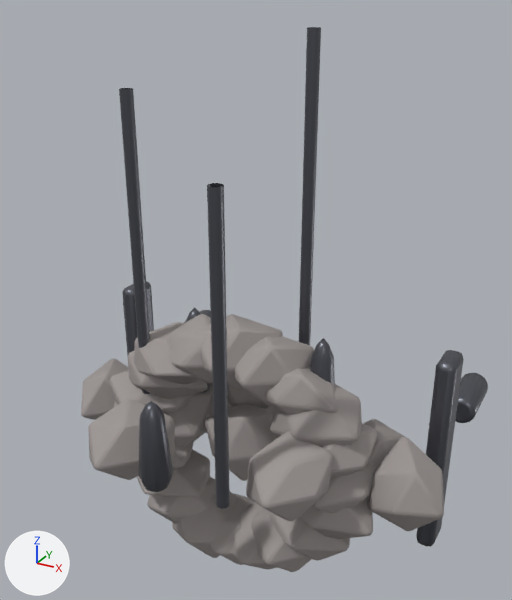
The glTF model models/buildings/wall.glb as it was, and as the next commit left it.
One viewpoint serves both versions: a 50 mm camera at (2.85, -4.6, 3.93) aimed at (0.0, 0.58, 1.34). The axes (+X, +Y, +Z) are drawn at lower left. The lights are the same throughout. The first picture is the older version. Where no turn or scale is listed for an object, it has been applied to the vertices.

The older version as bpy lines, for what is in view:
```python
ob_foundationstone_0 = bpy.data.objects.new('FoundationStone_0', me_icosphere)
ob_foundationstone_0.location = (0.99, 0.2, 0.0)
ob_foundationstone_1 = bpy.data.objects.new('FoundationStone_1', me_icosphere_001)
ob_foundationstone_1.location = (0.94, 0.2, 0.31)
ob_foundationstone_11 = bpy.data.objects.new('FoundationStone_11', me_icosphere_011)
ob_foundationstone_11.location = (-0.94, 0.2, -0.31)
ob_foundationstone_12 = bpy.data.objects.new('FoundationStone_12', me_icosphere_012)
ob_foundationstone_12.location = (-0.8, 0.2, -0.58)
ob_foundationstone_15 = bpy.data.objects.new('FoundationStone_15', me_icosphere_015)
ob_foundationstone_15.location = (0.0, 0.2, -0.99)
ob_foundationstone_16 = bpy.data.objects.new('FoundationStone_16', me_icosphere_016)
ob_foundationstone_16.location = (0.31, 0.2, -0.94)
ob_foundationstone_17 = bpy.data.objects.new('FoundationStone_17', me_icosphere_017)
ob_foundationstone_17.location = (0.58, 0.2, -0.8)
ob_foundationstone_18 = bpy.data.objects.new('FoundationStone_18', me_icosphere_018)
ob_foundationstone_18.location = (0.8, 0.2, -0.58)
ob_foundationstone_6 = bpy.data.objects.new('FoundationStone_6', me_icosphere_006)
ob_foundationstone_6.location = (-0.31, 0.2, 0.94)
# also in view: 'FoundationStone_14' at (-0.26, 0.15, -0.96); 'Spike.001' at (1.7, 2.1, 0.0); 'FoundationStone_9' at (-0.93, 0.16, 0.3); 'IronPost.001' at (1.7, 1.0, 0.0); 'WallStone_2' at (-0.77, 0.35, -0.01)
```
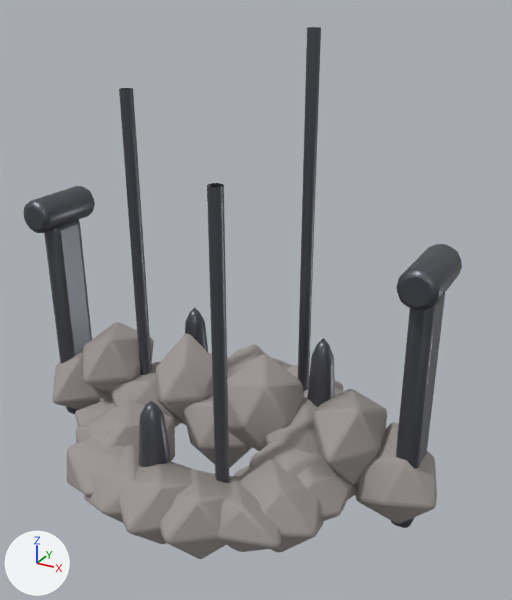
Pixel boxes [x1, y1, x2, y2] of what changed, in the pictures (512 x 600 px):
'IronPost.001', moved: before [416, 350, 464, 547]; after [391, 293, 445, 528]
'FoundationStone_2', moved: before [270, 384, 362, 446]; after [234, 455, 324, 552]
'FoundationStone_4', moved: before [234, 336, 314, 406]; after [160, 470, 232, 559]
'WallStone_8', moved: before [368, 436, 444, 531]; after [355, 422, 437, 524]
'FoundationStone_5', moved: before [194, 314, 283, 389]; after [119, 462, 192, 544]
'IronPost', moved: before [122, 281, 154, 355]; after [44, 220, 92, 414]
'WallStone_7', moved: before [363, 419, 404, 468]; after [313, 389, 387, 485]
'FoundationStone_3', moved: before [266, 368, 338, 414]; after [218, 476, 282, 552]
'WallStone_5', moved (mostly hidden before): before [266, 406, 279, 438]; after [227, 354, 304, 451]
'Spike.001', moved: before [455, 373, 488, 423]; after [396, 244, 462, 311]
'FoundationStone_6', moved: before [167, 314, 213, 383]; after [84, 444, 140, 523]
'WallStone_4', moved: before [205, 403, 276, 481]; after [184, 394, 252, 468]
'FoundationStone_7', moved: before [134, 322, 198, 385]; after [67, 438, 125, 496]
'FoundationStone_1', moved: before [320, 424, 378, 478]; after [298, 465, 353, 521]
'WallStone_1', moved (not visible before): after [83, 322, 154, 394]
'WallStone_0', moved: before [81, 358, 129, 420]; after [52, 350, 105, 410]
'WallStone_2', moved: before [169, 391, 211, 448]; after [110, 366, 181, 427]
'Spike', moved (mostly hidden before): before [200, 310, 211, 318]; after [23, 186, 95, 233]
'FoundationStone_19', moved (not visible afterwards): before [298, 496, 373, 539]
'FoundationStone_18', moved (not visible afterwards): before [270, 512, 350, 561]
'FoundationStone_17', moved (mostly hidden afterwards): before [251, 509, 311, 572]; after [303, 387, 343, 397]
'FoundationStone_9', moved: before [109, 370, 194, 415]; after [75, 398, 115, 427]
'FoundationStone_0', moved (mostly hidden afterwards): before [311, 464, 376, 513]; after [347, 483, 357, 500]
'FoundationStone_8', moved: before [128, 351, 208, 399]; after [75, 409, 111, 443]
'FoundationStone_12', moved (not visible afterwards): before [137, 449, 210, 497]
'WallStone_6', moved (not visible before): after [265, 397, 319, 454]
'FoundationStone_16', moved (mostly hidden afterwards): before [233, 502, 277, 569]; after [287, 365, 343, 391]
'FoundationStone_15', moved (mostly hidden afterwards): before [209, 494, 254, 565]; after [272, 358, 293, 370]
'FoundationStone_11', moved (mostly hidden afterwards): before [171, 442, 193, 470]; after [152, 362, 160, 366]
'L2Foundation', unchanged, covered by the edit: before [246, 431, 333, 521]; after [249, 442, 329, 475]
'WallStone_3', unchanged, uncovered by the edit: before [204, 383, 233, 433]; after [156, 333, 213, 425]
'FoundationStone_14', unchanged, covered by the edit: before [172, 478, 237, 558]; after [227, 348, 245, 360]
'FoundationStone_13', unchanged, covered by the edit: before [147, 477, 216, 524]

What the commit changed:
Object 'FoundationStone_0' (ob_foundationstone_0) moves from (0.99, 0.2, 0.0) to (0.99, 0.0, 0.2).
Object 'FoundationStone_1' (ob_foundationstone_1) moves from (0.94, 0.2, 0.31) to (0.94, -0.31, 0.2).
Object 'FoundationStone_2' (ob_foundationstone_2) moves from (0.8, 0.2, 0.58) to (0.8, -0.58, 0.2).
Object 'FoundationStone_3' (ob_foundationstone_3) moves from (0.58, 0.2, 0.8) to (0.58, -0.8, 0.2).
Object 'FoundationStone_4' (ob_foundationstone_4) moves from (0.31, 0.2, 0.94) to (0.31, -0.94, 0.2).
Object 'FoundationStone_5' (ob_foundationstone_5) moves from (0.0, 0.2, 0.99) to (0.0, -0.99, 0.2).
Object 'FoundationStone_6' (ob_foundationstone_6) moves from (-0.31, 0.2, 0.94) to (-0.31, -0.94, 0.2).
Object 'FoundationStone_7' (ob_foundationstone_7) moves from (-0.58, 0.2, 0.8) to (-0.58, -0.8, 0.2).
Object 'FoundationStone_8' (ob_foundationstone_8) moves from (-0.8, 0.2, 0.58) to (-0.8, -0.58, 0.2).
Object 'FoundationStone_9' (ob_foundationstone_9) moves from (-0.94, 0.2, 0.31) to (-0.94, -0.31, 0.2).
Object 'FoundationStone_11' (ob_foundationstone_11) moves from (-0.94, 0.2, -0.31) to (-0.94, 0.31, 0.2).
Object 'FoundationStone_12' (ob_foundationstone_12) moves from (-0.8, 0.2, -0.58) to (-0.8, 0.58, 0.2).
Object 'FoundationStone_15' (ob_foundationstone_15) moves from (0.0, 0.2, -0.99) to (0.0, 0.99, 0.2).
Object 'FoundationStone_16' (ob_foundationstone_16) moves from (0.31, 0.2, -0.94) to (0.31, 0.94, 0.2).
Object 'FoundationStone_17' (ob_foundationstone_17) moves from (0.58, 0.2, -0.8) to (0.58, 0.8, 0.2).
Object 'FoundationStone_18' (ob_foundationstone_18) moves from (0.8, 0.2, -0.58) to (0.8, 0.58, 0.2).
Object 'FoundationStone_19' (ob_foundationstone_19) moves from (0.94, 0.2, -0.31) to (0.94, 0.31, 0.2).
Object 'WallStone_0' (ob_wallstone_0) moves from (-1.6, 0.35, 0.0) to (-1.6, 0.0, 0.35).
Object 'WallStone_1' (ob_wallstone_1) moves from (-1.2, 0.67, 0.0) to (-1.2, 0.0, 0.67).
Object 'WallStone_2' (ob_wallstone_2) moves from (-0.8, 0.35, 0.0) to (-0.8, 0.0, 0.35).
Object 'WallStone_4' (ob_wallstone_4) moves from (0.0, 0.35, 0.0) to (0.0, 0.0, 0.35).
Object 'WallStone_5' (ob_wallstone_5) moves from (0.4, 0.67, 0.0) to (0.4, 0.0, 0.67).
Object 'WallStone_6' (ob_wallstone_6) moves from (0.8, 0.35, 0.0) to (0.8, 0.0, 0.35).
Object 'WallStone_7' (ob_wallstone_7) moves from (1.2, 0.67, 0.0) to (1.2, 0.0, 0.67).
Object 'WallStone_8' (ob_wallstone_8) moves from (1.6, 0.35, 0.0) to (1.6, 0.0, 0.35).
Object 'IronPost' (ob_ironpost) moves from (-1.7, 1.0, 0.0) to (-1.7, 0.0, 1.0).
Object 'Spike' (ob_spike) moves from (-1.7, 2.1, 0.0) to (-1.7, 0.0, 2.1).
Object 'IronPost.001' (ob_ironpost_001) moves from (1.7, 1.0, 0.0) to (1.7, 0.0, 1.0).
Object 'Spike.001' (ob_spike_001) moves from (1.7, 2.1, 0.0) to (1.7, 0.0, 2.1).
